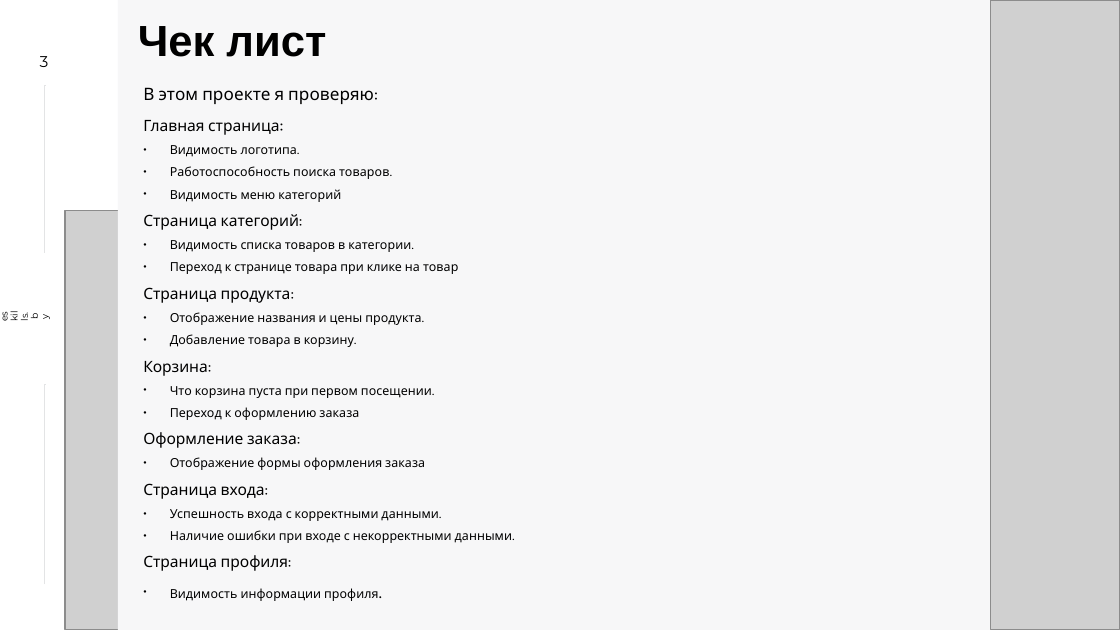
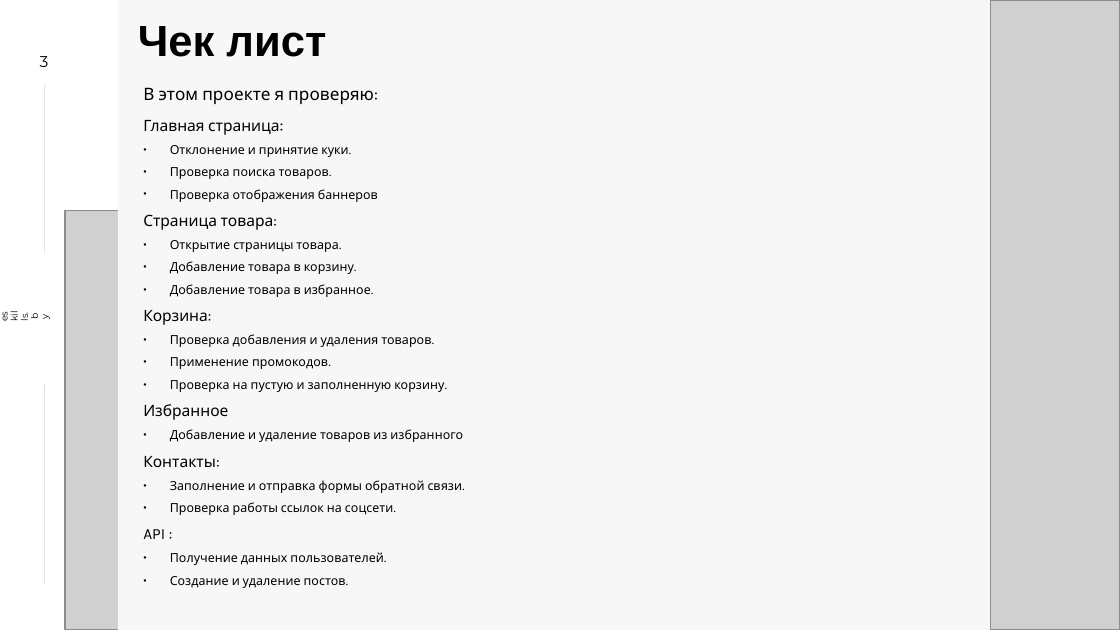
Before and after one commit to ChemObyazan/test-teachme, a slide deck: slide 3 of presentation.odp. Drawn at 1120x630 pixels with LibreOffice and Linux fonts; fonts in the diff are those of the drawing; grey boxes stand for pictures. Boxes give left, top, right and bottom in pixels: in the first picture for what was removed or moved away, otherwise in the second. Text is boxed around its words. In the diff, an @@ line names an element or a change of style, - is before the commit and + after.

```diff
--- a/presentation.odp
+++ b/presentation.odp
@@ text at [143, 145, 378, 252]: text changed @@
-● Видимость логотипа.
-● Работоспособность поиска товаров.
-● Видимость меню категорий
-Страница категорий:
-● Видимость списка товаров в категории.
-● Переход к странице товара при клике на товар
-Страница продукта:
-● Отображение названия и цены продукта.
+● Отклонение и принятие куки.
+● Проверка поиска товаров.
+● Проверка отображения баннеров
+Страница товара:
+● Открытие страницы товара.
@@ text at [170, 284, 371, 297]: paragraph added @@
+● Добавление товара в избранное.
@@ text at [143, 334, 463, 588]: text changed @@
-● Что корзина пуста при первом посещении.
-● Переход к оформлению заказа
-Оформление заказа:
-● Отображение формы оформления заказа
-Страница входа:
-● Успешность входа с корректными данными.
-● Наличие ошибки при входе с некорректными данными.
-Страница профиля:
-● Видимость информации профиля.
+● Проверка добавления и удаления товаров.
+● Применение промокодов.
+● Проверка на пустую и заполненную корзину.
+Избранное
+● Добавление и удаление товаров из избранного
+Контакты:
+● Заполнение и отправка формы обратной связи.
+● Проверка работы ссылок на соцсети.
+API :
+● Получение данных пользователей.
+● Создание и удаление постов.
```
Also in this commit, not shown: 2 other slides changed, 52 other files.
